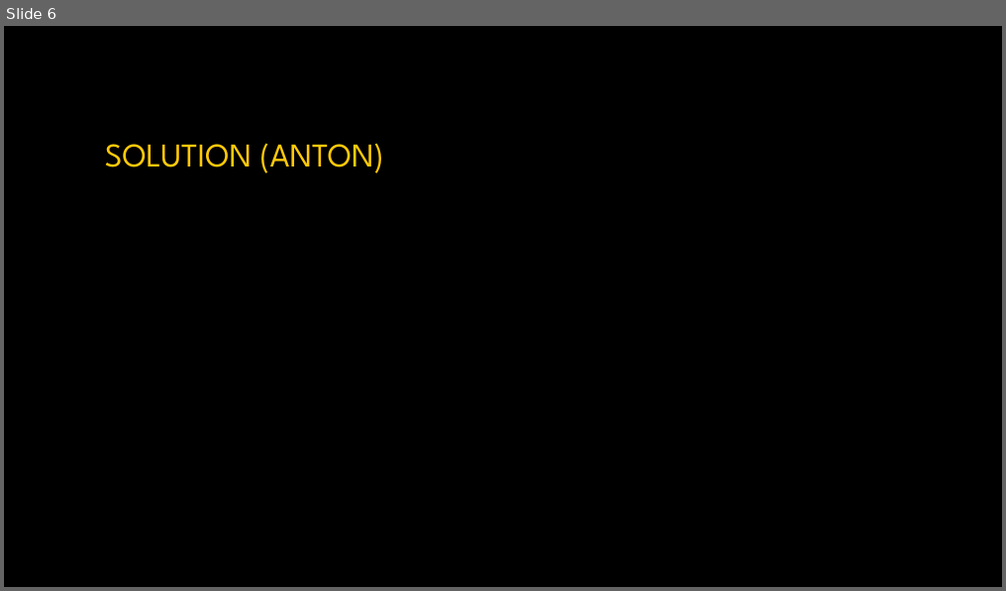
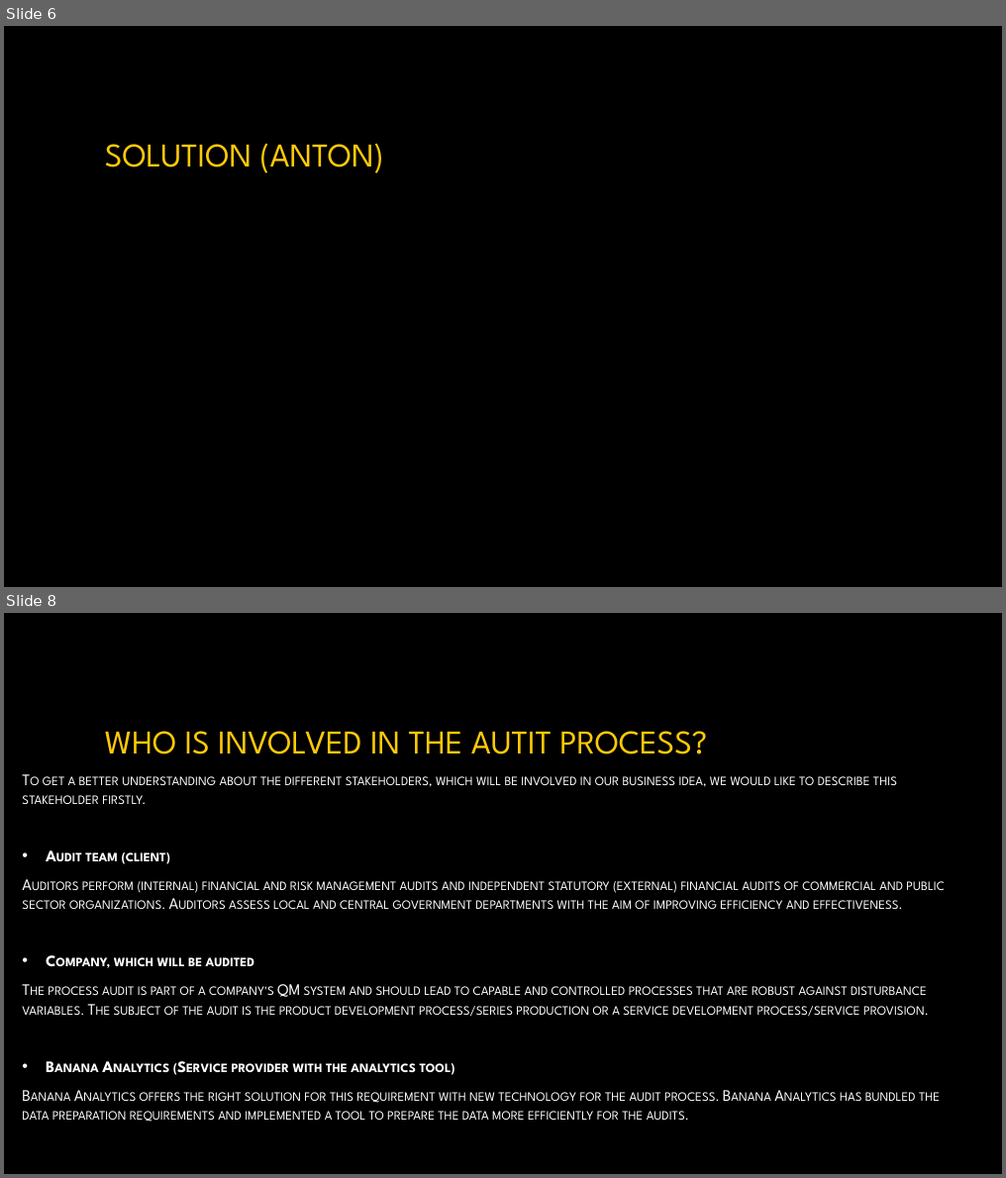
Before and after one commit to DigiBP/digibp-grindelwald, a slide deck: documentation/BananaAnalytics_Presentation.pptx. Shown one above the other, each under a label of ours: slide 6 before the commit, slides 6 and 8 after it; the slides between them are not shown. The pictures are 1006x591 and 1006x1178 pixels, drawn with LibreOffice and Linux fonts; fonts in the diff are those of the drawing; background and template pictures are left out. Boxes give left, top, right and bottom in pixels: in the first picture for what was removed or moved away, otherwise in the second. Text is boxed around its words. In the diff, an @@ line names an element or a change of style, - is before the commit and + after.

```diff
--- a/documentation/BananaAnalytics_Presentation.pptx
+++ b/documentation/BananaAnalytics_Presentation.pptx
@@ slide 8 added at box(4, 613, 1002, 1174), background picture (left out) @@
@@ title added at box(105, 731, 707, 755), 32 pt, text #FFCA08 @@
+WHO IS INVOLVED IN THE AUTIT PROCESS?
@@ text added at box(22, 776, 944, 1122), 15.4 pt, text gradient #FFFFFF to #BFBFBF, small capitals @@
+To get a better understanding about the different stakeholders, which will be involved in our business idea, we would like to describe this stakeholder firstly.
+• Audit team (client)
+Auditors perform (internal) financial and risk management audits and independent statutory (external) financial audits of commercial and public sector organizations. Auditors assess local and central government departments with the aim of improving efficiency and effectiveness.
+• Company, which will be audited
+The process audit is part of a company's QM system and should lead to capable and controlled processes that are robust against disturbance variables. The subject of the audit is the product development process/series production or a service development process/service provision.
+• Banana Analytics (Service provider with the analytics tool)
+Banana Analytics offers the right solution for this requirement with new technology for the audit process. Banana Analytics has bundled the data preparation requirements and implemented a tool to prepare the data more efficiently for the audits.
```
Also in this commit, not shown: 1 slide changed, 1 other slide added.
